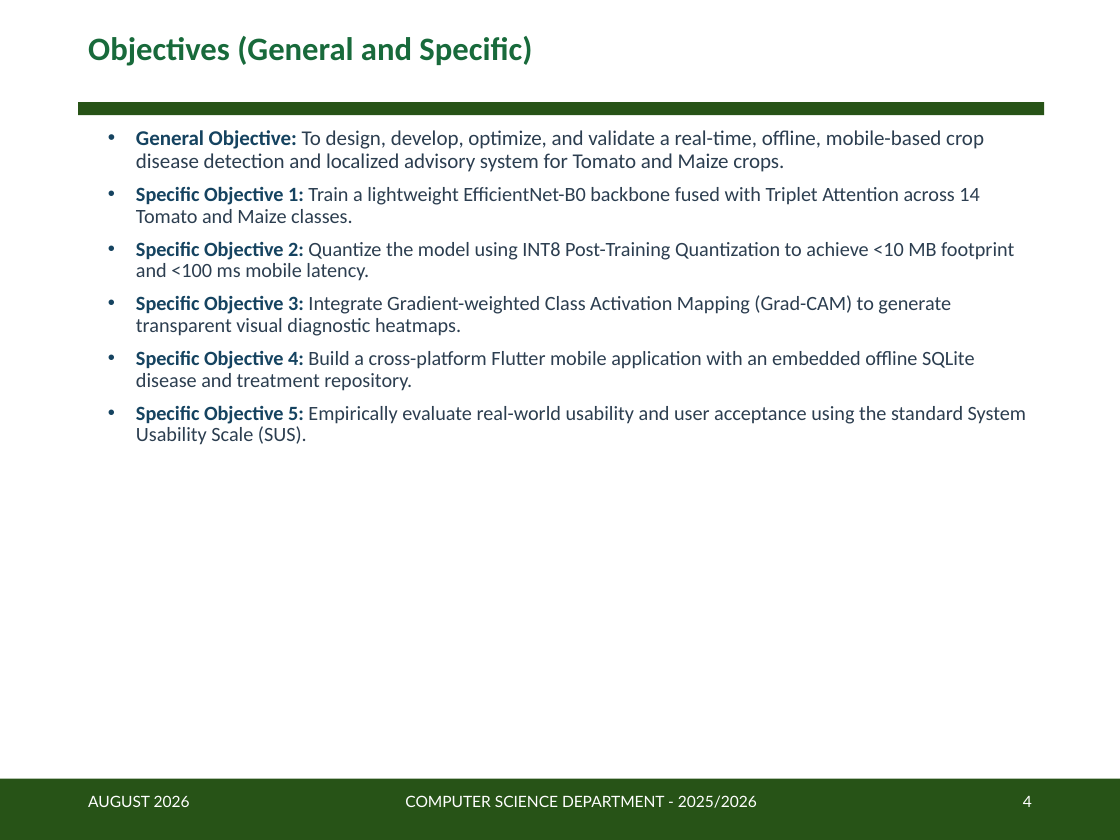
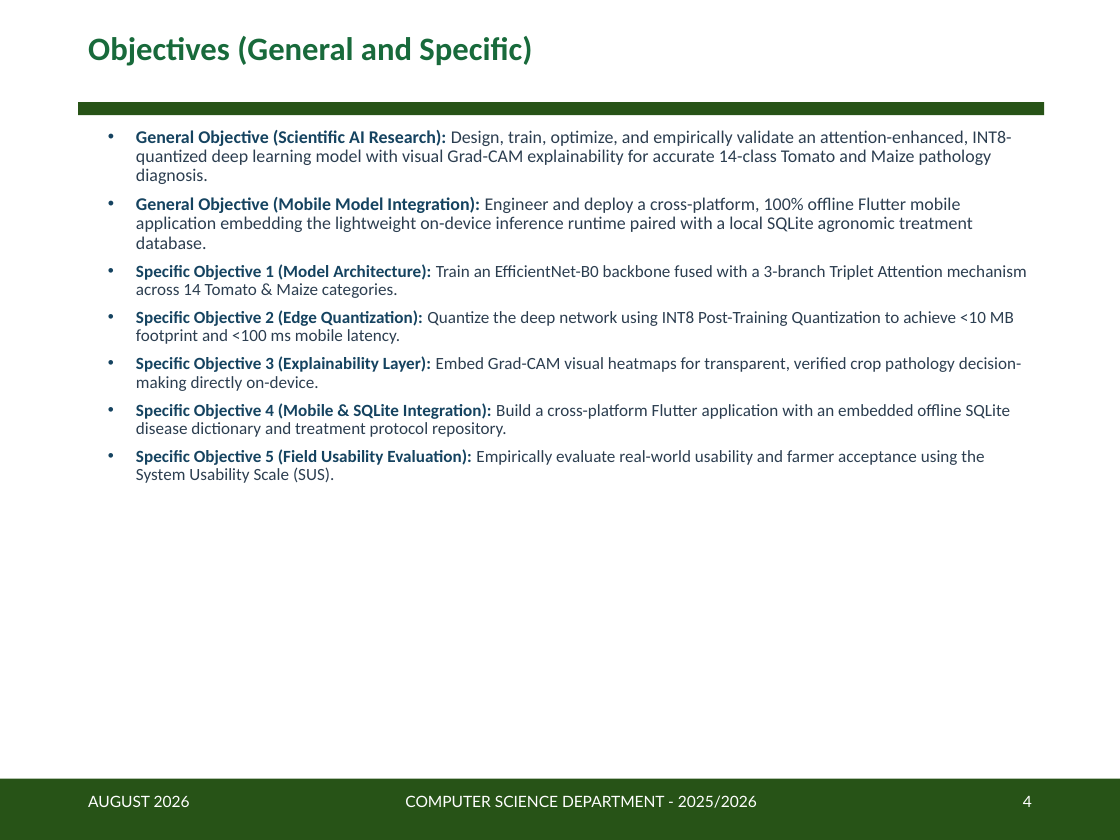
Before and after one commit to Linkindadaba/crop-disease-detection-app-tomato-maize-, a slide deck: slide 4 of Power Point Templete.pptx. Drawn at 1120x840 pixels with LibreOffice and Linux fonts; fonts in the diff are those of the drawing; background and template pictures are left out. Boxes give left, top, right and bottom in pixels: in the first picture for what was removed or moved away, otherwise in the second. Text is boxed around its words. In the diff, an @@ line names an element or a change of style, - is before the commit and + after.

Commit message:
Refine Objectives slide with dual-pillar General Objective: Scientific AI Research and Mobile Model Integration, matching thesis Section 1.3

```diff
--- a/Power Point Templete.pptx
+++ b/Power Point Templete.pptx
@@ text at <box>136,130,1027,483</box>: text changed; size 13 to 11 pt @@
-• General Objective: To design, develop, optimize, and validate a real-time, offline, mobile-based crop disease detection and localized advisory system for Tomato and Maize crops.
-• Specific Objective 1: Train a lightweight EfficientNet-B0 backbone fused with Triplet Attention across 14 Tomato and Maize classes.
-• Specific Objective 2: Quantize the model using INT8 Post-Training Quantization to achieve <10 MB footprint and <100 ms mobile latency.
-• Specific Objective 3: Integrate Gradient-weighted Class Activation Mapping (Grad-CAM) to generate transparent visual diagnostic heatmaps.
-• Specific Objective 4: Build a cross-platform Flutter mobile application with an embedded offline SQLite disease and treatment repository.
-• Specific Objective 5: Empirically evaluate real-world usability and user acceptance using the standard System Usability Scale (SUS).
+• General Objective (Scientific AI Research): Design, train, optimize, and empirically validate an attention-enhanced, INT8-quantized deep learning model with visual Grad-CAM explainability for accurate 14-class Tomato and Maize pathology diagnosis.
+• General Objective (Mobile Model Integration): Engineer and deploy a cross-platform, 100% offline Flutter mobile application embedding the lightweight on-device inference runtime paired with a local SQLite agronomic treatment database.
+• Specific Objective 1 (Model Architecture): Train an EfficientNet-B0 backbone fused with a 3-branch Triplet Attention mechanism across 14 Tomato & Maize categories.
+• Specific Objective 2 (Edge Quantization): Quantize the deep network using INT8 Post-Training Quantization to achieve <10 MB footprint and <100 ms mobile latency.
+• Specific Objective 3 (Explainability Layer): Embed Grad-CAM visual heatmaps for transparent, verified crop pathology decision-making directly on-device.
+• Specific Objective 4 (Mobile & SQLite Integration): Build a cross-platform Flutter application with an embedded offline SQLite disease dictionary and treatment protocol repository.
+• Specific Objective 5 (Field Usability Evaluation): Empirically evaluate real-world usability and farmer acceptance using the System Usability Scale (SUS).
```
Also in this commit, not shown: 8 other slides changed, 1 other file.
